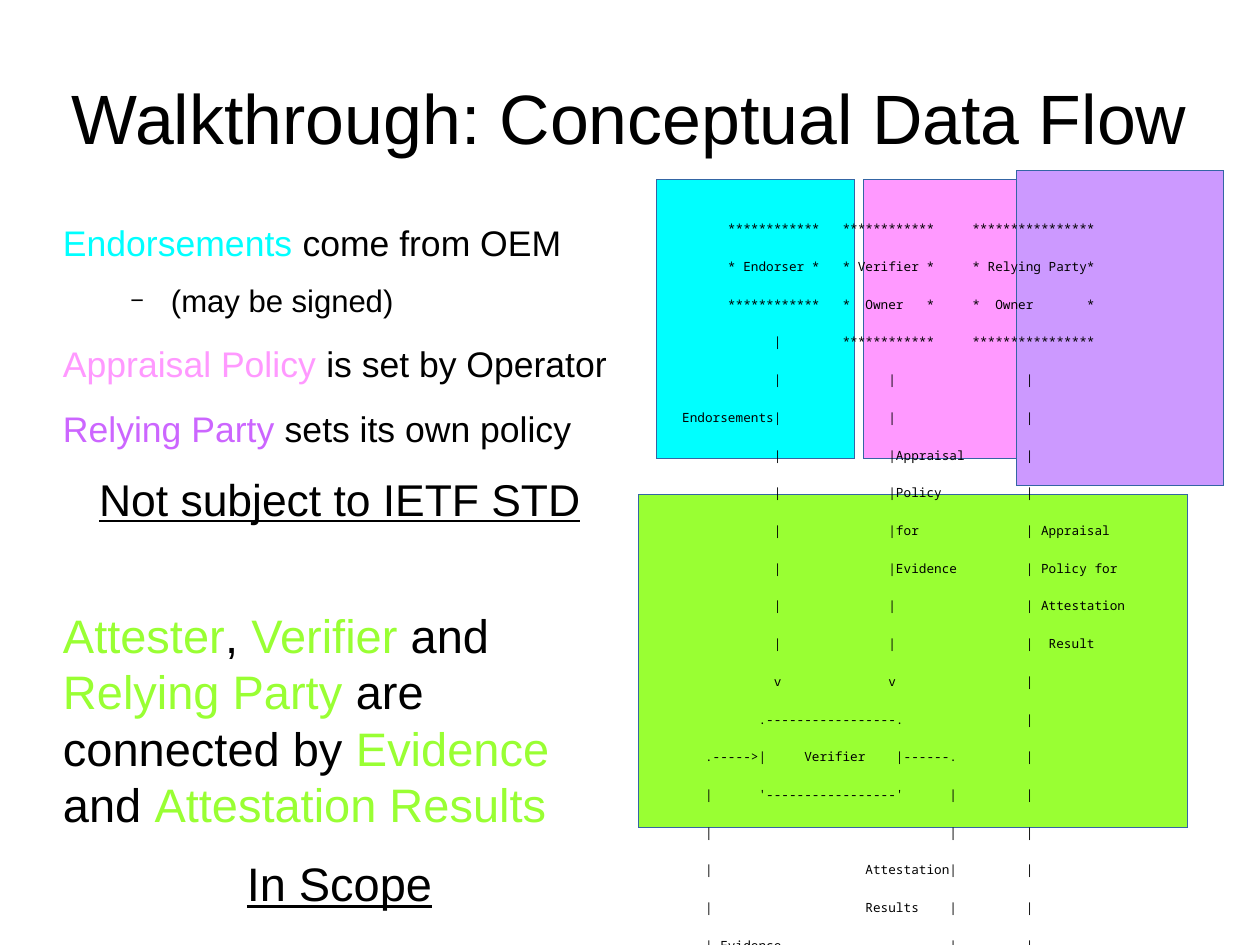
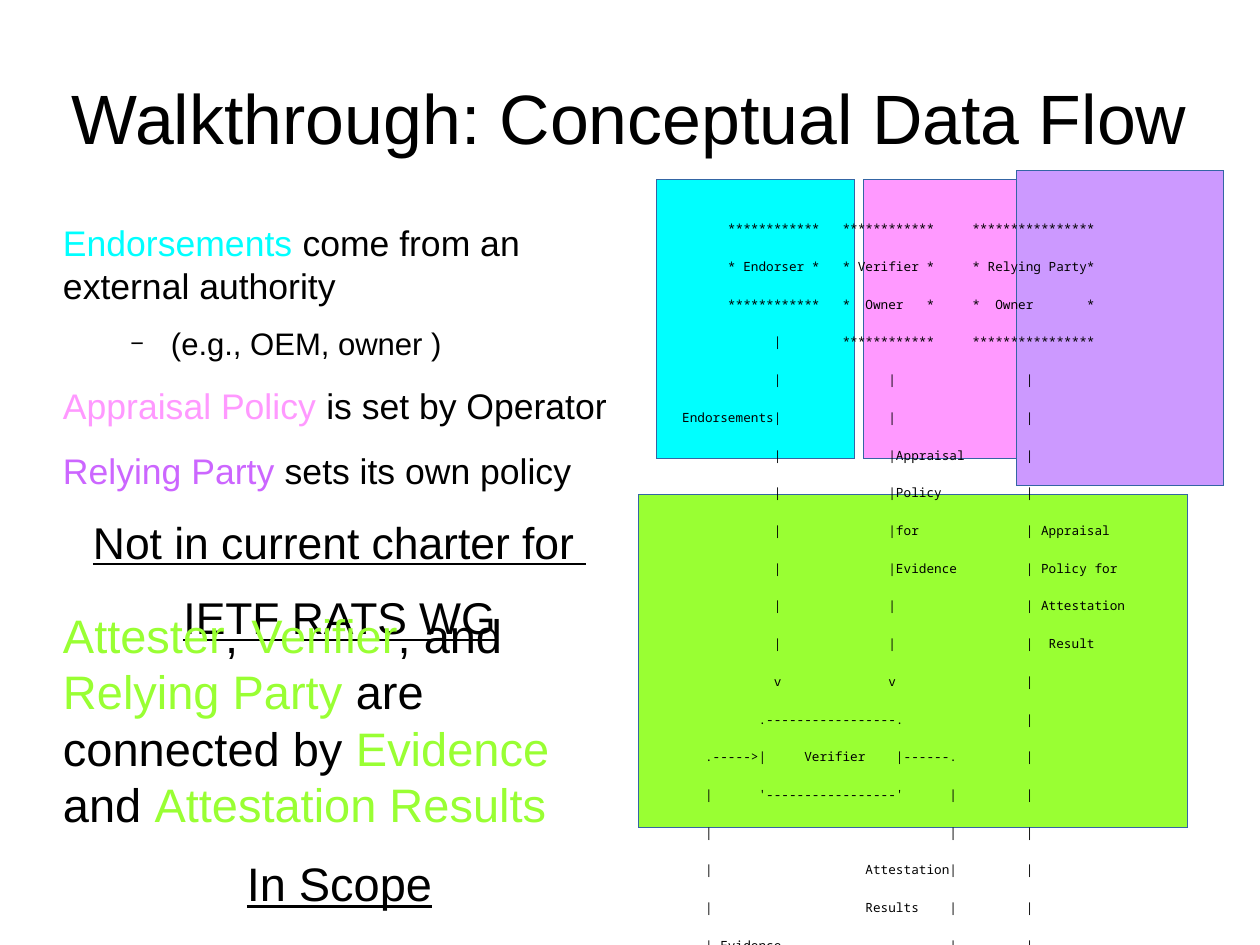
Before and after one commit to ietf-rats-wg/architecture, a slide deck: slide 6 of presentations/2020-ietf107-architecture.odp. Drawn at 1260x945 pixels with LibreOffice and Linux fonts; fonts in the diff are those of the drawing. Boxes give left, top, right and bottom in pixels: in the first picture for what was removed or moved away, otherwise in the second. Text is boxed around its words. In the diff, an @@ line names an element or a change of style, - is before the commit and + after.

```diff
--- a/presentations/2020-ietf107-architecture.odp
+++ b/presentations/2020-ietf107-architecture.odp
@@ text at [63,230,520,361]: text changed @@
-Endorsements come from OEM
-  − (may be signed)
+Endorsements come from an external authority
+  − (e.g., OEM, owner )
@@ text at [93,526,574,644]: text changed @@
-Not subject to IETF STD
+Not in current charter for
+IETF RATS WG
@@ text at [63,616,549,823]: text changed @@
-Attester, Verifier and Relying Party are connected by Evidence and Attestation Results
+Attester, Verifier, and Relying Party are connected by Evidence and Attestation Results
```
Also in this commit, not shown: 7 other slides changed, 2 slides added.
